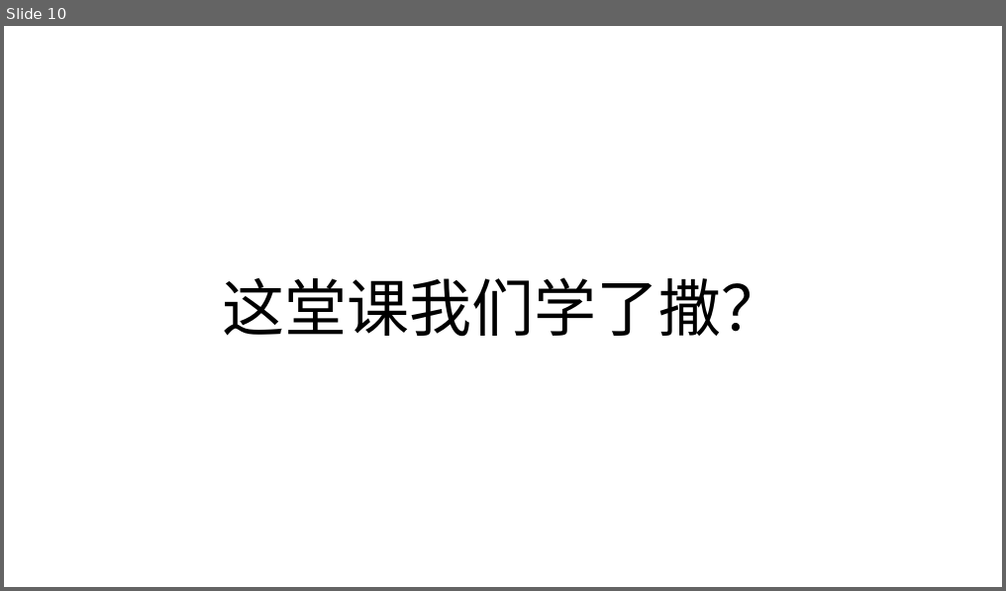
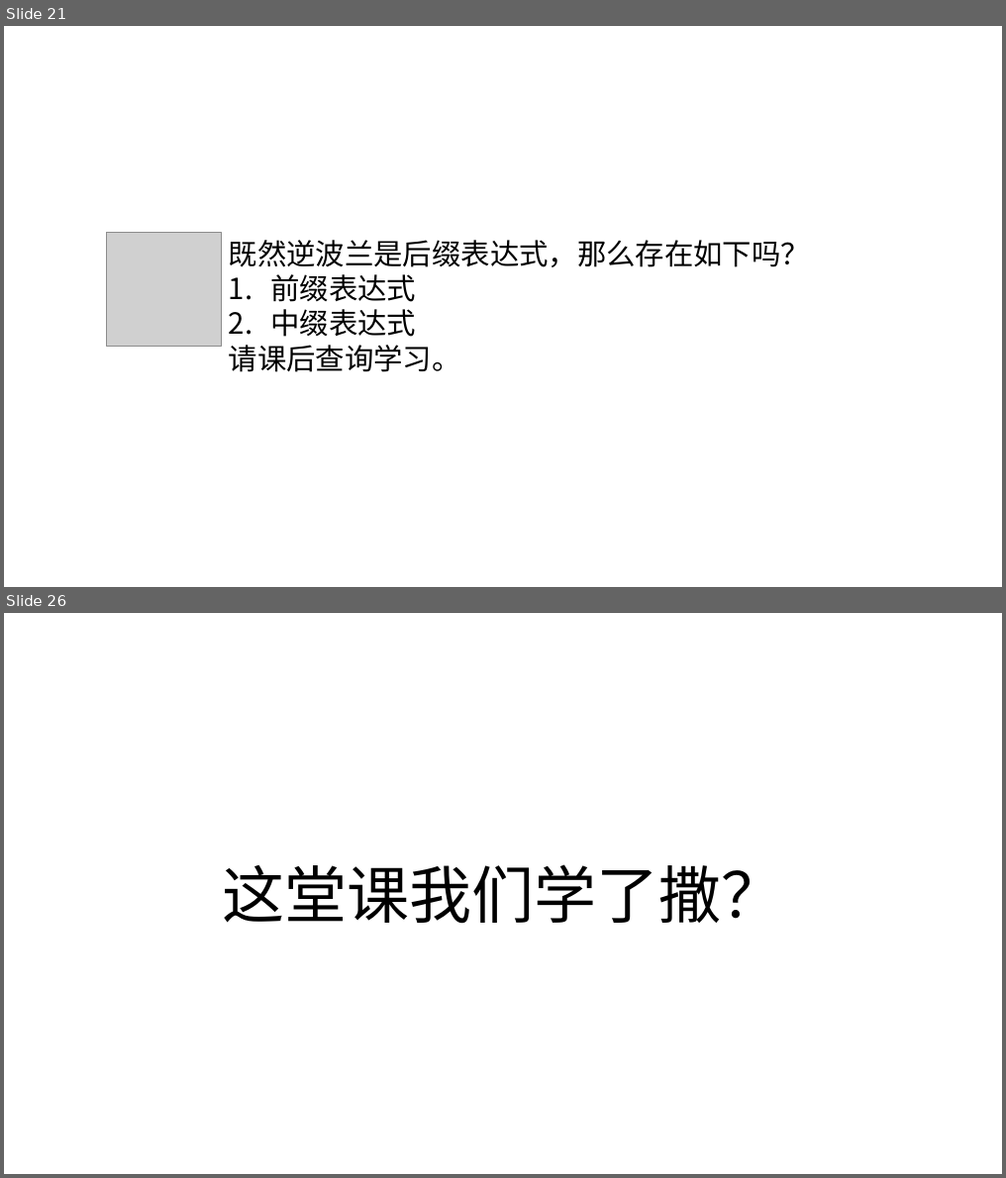
Before and after one commit to zjyesir/hmc_data_structure, a slide deck: ppt/3.1栈.pptx. Shown one above the other, each under a label of ours: slide 10 before the commit, slides 21 and 26 after it; the slides between them are not shown. The pictures are 1006x591 and 1006x1178 pixels, drawn with LibreOffice and Linux fonts; fonts in the diff are those of the drawing; grey boxes stand for pictures; background and template pictures are left out. Boxes give left, top, right and bottom in pixels: in the first picture for what was removed or moved away, otherwise in the second. Text is boxed around its words. In the diff, an @@ line names an element or a change of style, - is before the commit and + after.

```diff
--- a/ppt/3.1栈.pptx
+++ b/ppt/3.1栈.pptx
@@ slide 21 added at [4, 26, 1002, 587], background picture (left out) @@
@@ picture added at [107, 232, 221, 347] @@
@@ text added at [229, 240, 810, 372], 28 pt, text #000000 @@
+既然逆波兰是后缀表达式，那么存在如下吗？
+1. 前缀表达式
+2. 中缀表达式
+请课后查询学习。
@@ what was slide 10 is now slide 26 @@
```
Also in this commit, not shown: 5 slides changed, 18 other slides added, 4 slides removed, 11 other files.
